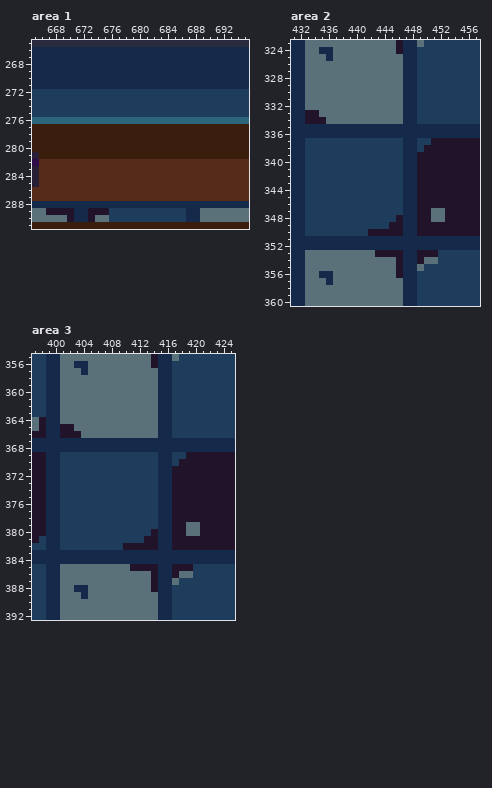
File history of a pixel-art file, assets/art/bgs/bg_01_master - Copy.aseprite. That is the earlier state.
1024x1024 pixels, 1 frame. Colours within 5 levels of each other are drawn and written as one. Shown: area 1: x 665..695, y 265..291; area 2: x 431..457, y 323..360; area 3: x 397..425, y 355..392. The commit also changed other parts of the picture, which this record leaves out.
Once edited:
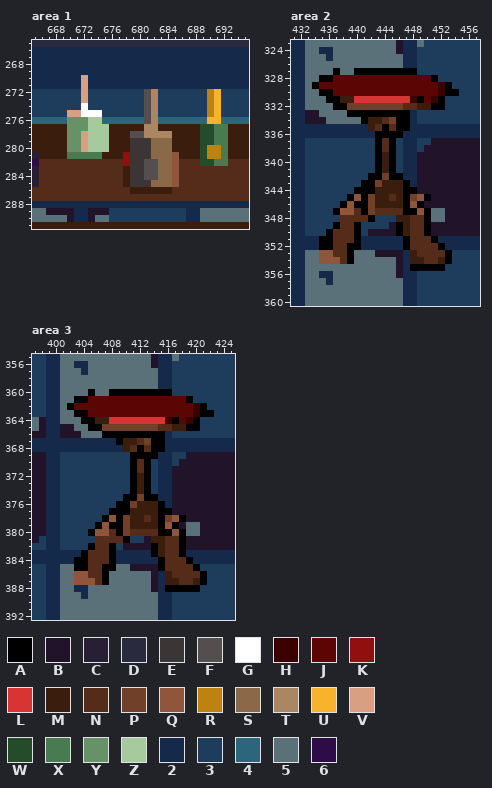
Palette (. is transparent): A #000000  B #21132a  C #281f36  D #2a2a3f  E #3b3535  F #544e4e  G #ffffff  H #3b0000  J #5c0505  K #920f0f  L #d93434  M #3b1d0e  N #542c19  P #714029  Q #8f563b  R #bc8311  S #8a6949  T #ab8662  U #f7b32b  V #d99f83  W #244b2a  X #487b50  Y #679268  Z #a6c99e  2 #152a4b  3 #1e3d5c  4 #2b667d  5 #5a7179  6 #2d0c47
From old to new:
Changed rows in their new state; - is an unchanged pixel.
Area 1, layer "ITEMS/Items_01_Props":
first column x 670:
270 --V--------------------
271 --V--------------------
272 --V--------FT-------RU-
273 --V--------FT-------RU-
274 --G--------FT-------RU-
275 VVGGG------FT-------RU-
276 YYYZZ------FT-------UU-
277 YYYZZZ-----TT------WWXX
278 YYVZZZ---FFTTTT----WWXX
279 YYVZZZ---EEESSS----WWXX
280 YYVZZZ---EEESSS----WRRX
281 XXXXX---KEEESSSQ---WRRX
282 --------KEEFFSSQ---WWXX
283 --------MEEFFSSQ-------
284 --------MEEFFSSQ-------
285 --------MEEESSSQ-------
286 ---------MMMMMM--------
Area 2, layer "ITEMS/Items_01_Props":
first column x 434:
327 ---A--AAAAAAAAA------
328 -AAJJJJJJJJJJJJJJA---
329 AJJJJJJJJJJJJJJJJJHA-
330 -AAJJJJJJJJJJJJJJJHAA
331 --AAMMLLLLLLLLHAJHA--
332 ---AAPPPPPPPPNNMMAA--
333 -----AAAAAAAAA-------
334 -------AMMNPAA-------
335 --------MNANAA-------
336 ---------AAAA--------
337 ---------ANA---------
338 ---------ANA---------
339 ---------AMA---------
340 ---------AMA---------
341 ---------AMA---------
342 --------AAPAA--------
343 -------AAPMMMA-------
344 ------AAAMMMMAA------
345 -----AQAPMMNMAPQA----
346 ----AQAAPMMMMAQA-----
347 ---AQQNAPNNNNAAQA----
348 ----NNNNA---MMNNA----
349 ---ANNA-----AMNNA----
350 --ANNNA-----AMNNA----
351 -AANNNA------ANNNA---
352 -AANNAA------ANNNNA--
353 -QQNNA--------MNNNNA-
354 -QQQNA--------MMNNMA-
355 --------------AAAAA--
Area 3, layer "ITEMS/Items_01_Props":
first column x 402:
360 ---A--AAAAAAAAA------
361 -AAJJJJJJJJJJJJJJA---
362 AJJJJJJJJJJJJJJJJJHA-
363 -AAJJJJJJJJJJJJJJJHAA
364 --AAMMLLLLLLLLHAJHA--
365 ---AAPPPPPPPPNNMMAA--
366 -----AAAAAAAAA-------
367 -------AMMNPAA-------
368 --------MNANAA-------
369 ---------AAAA--------
370 ---------ANA---------
371 ---------ANA---------
372 ---------AMA---------
373 ---------AMA---------
374 ---------AMA---------
375 --------AAPAA--------
376 -------AAPMMMA-------
377 ------AAAMMMMAA------
378 -----AQAPMMNMAPQA----
379 ----AQAAPMMMMAQA-----
380 ---AQQNAPNNNNAAQA----
381 ----NNNNA---MMNNA----
382 ---ANNA-----AMNNA----
383 --ANNNA-----AMNNA----
384 -AANNNA------ANNNA---
385 -AANNAA------ANNNNA--
386 -QQNNA--------MNNNNA-
387 -QQQNA--------MMNNMA-
388 --------------AAAAA--
